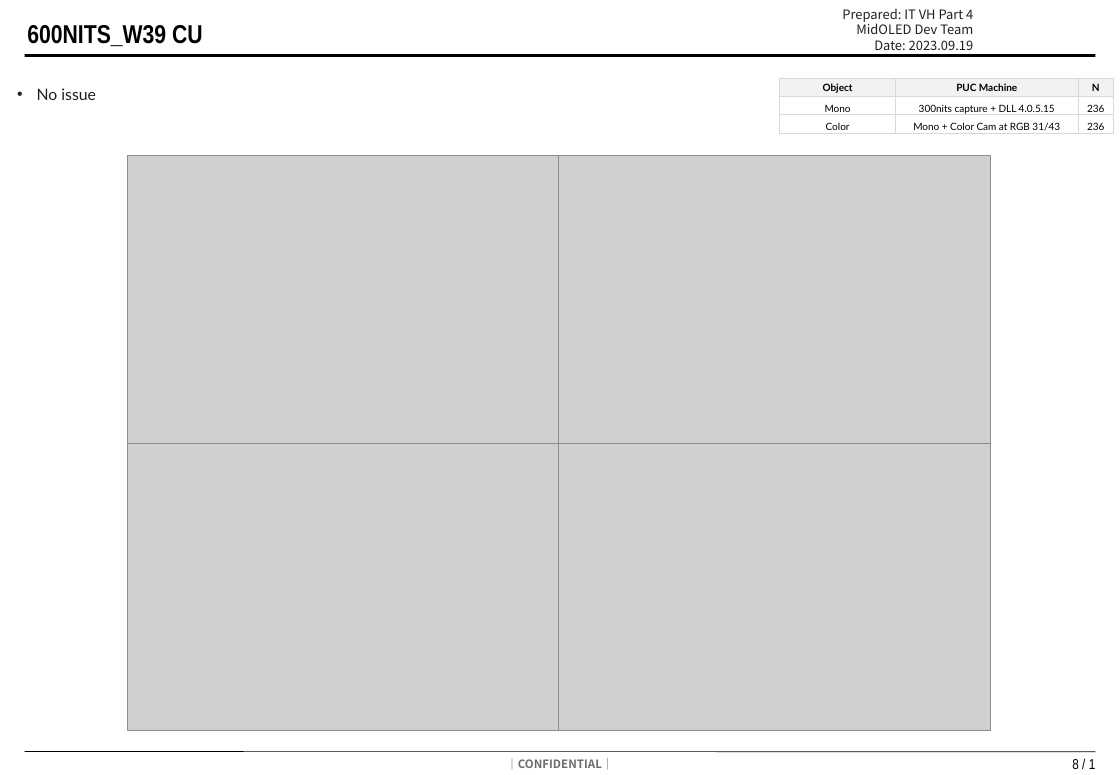
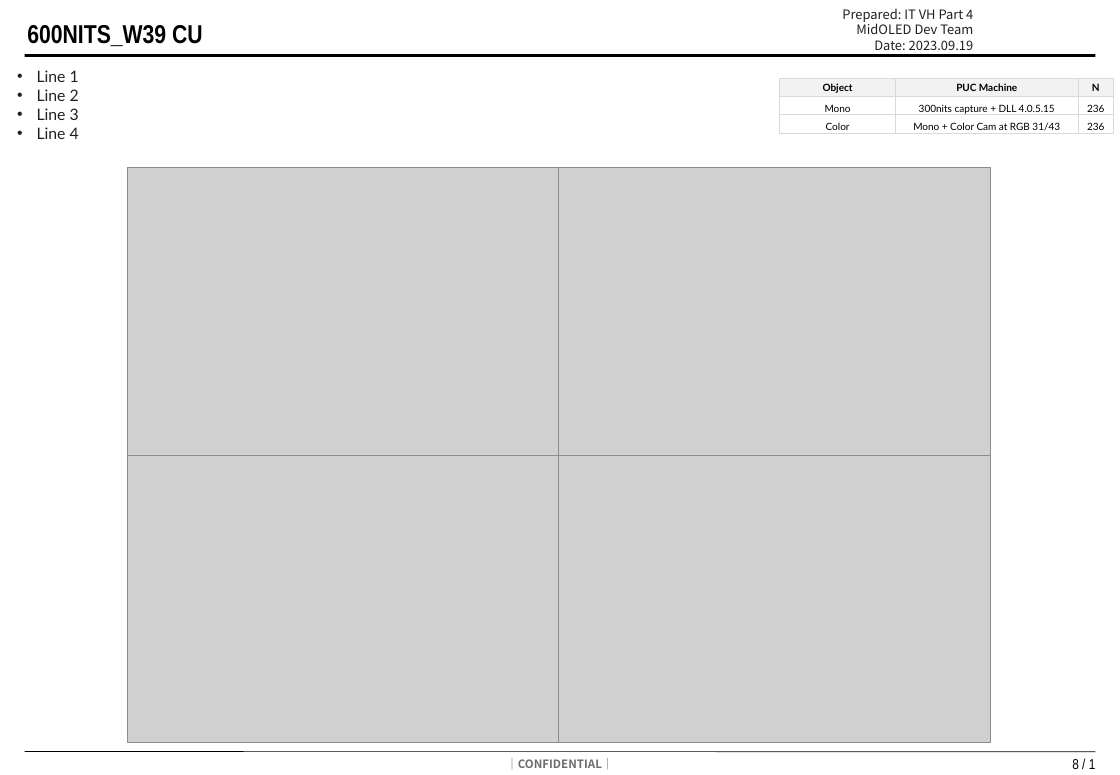
Before and after one commit to kdt89/py_PUC_Boxplot, a slide deck: slide 9 of Template_Report.pptx. Drawn at 1120x775 pixels with LibreOffice and Linux fonts; fonts in the diff are those of the drawing; grey boxes stand for pictures; background and template pictures are left out. Boxes give left, top, right and bottom in pixels: in the first picture for what was removed or moved away, otherwise in the second. Text is boxed around its words. In the diff, an @@ line names an element or a change of style, - is before the commit and + after.

```diff
--- a/Template_Report.pptx
+++ b/Template_Report.pptx
@@ text removed at bbox=[37, 88, 96, 100] @@
-• No issue
@@ text added at bbox=[37, 70, 79, 139], 11 pt, text #231F20 @@
+• Line 1
+• Line 2
+• Line 3
+• Line 4
@@ 4 pictures: place and size @@
-4 pictures at bbox=[127, 156, 991, 731]
+4 pictures at bbox=[127, 168, 991, 744]
```
Also in this commit, not shown: 2 other slides changed, 16 other files.
